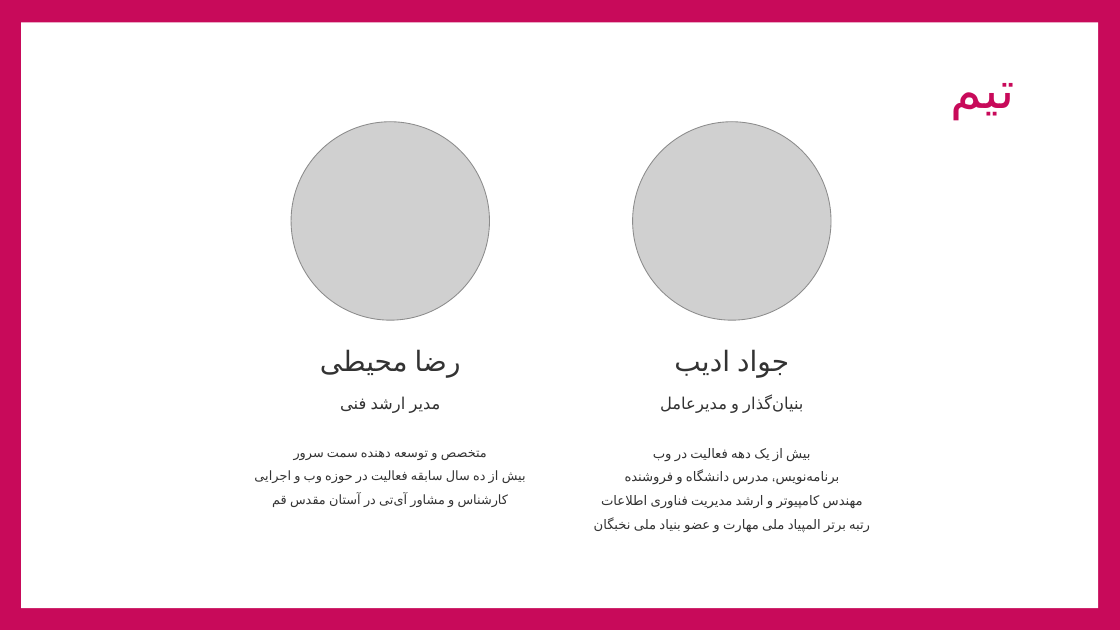
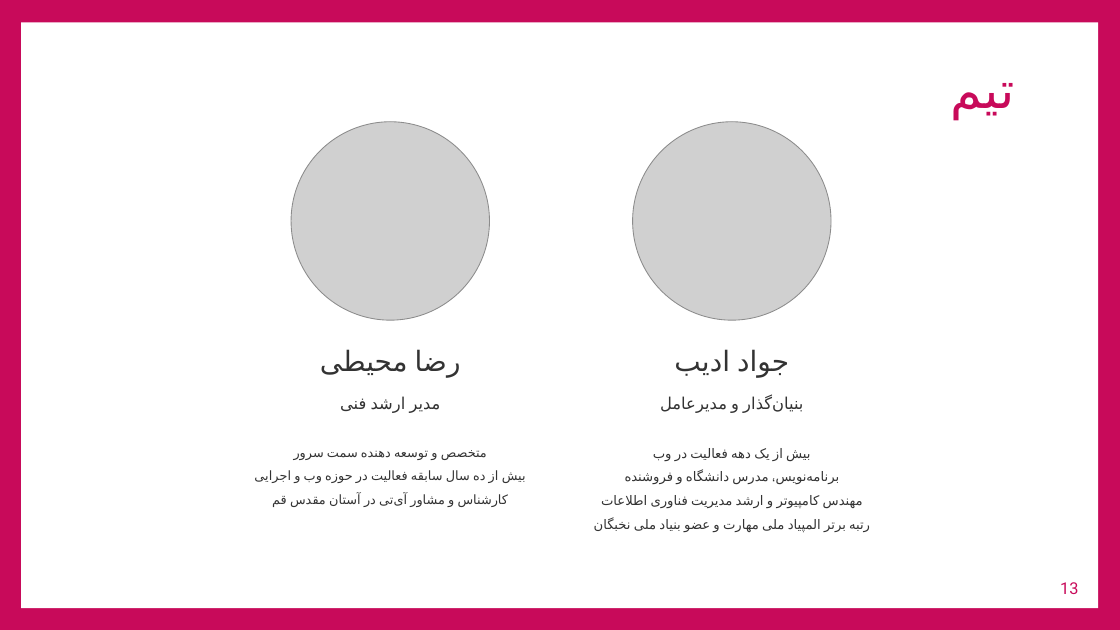
Before and after one commit to ghasemizade/talambar_cdn, a slide deck: slide 13 of business/PitchDeck/JIbres-PitchDeck-v1.pptx. Drawn at 1120x630 pixels with LibreOffice and Linux fonts; fonts in the diff are those of the drawing; grey boxes stand for pictures; background and template pictures are left out. Boxes give left, top, right and bottom in pixels: in the first picture for what was removed or moved away, otherwise in the second. Text is boxed around its words. In the diff, an @@ line names an element or a change of style, - is before the commit and + after.

```diff
--- a/business/PitchDeck/JIbres-PitchDeck-v1.pptx
+++ b/business/PitchDeck/JIbres-PitchDeck-v1.pptx
@@ page number added at (1060,582,1078,594), 14 pt, text #C80A5A @@
+13
```
Also in this commit, not shown: 11 other slides changed, 1 slide added, 1 slide removed, 2 other files.
